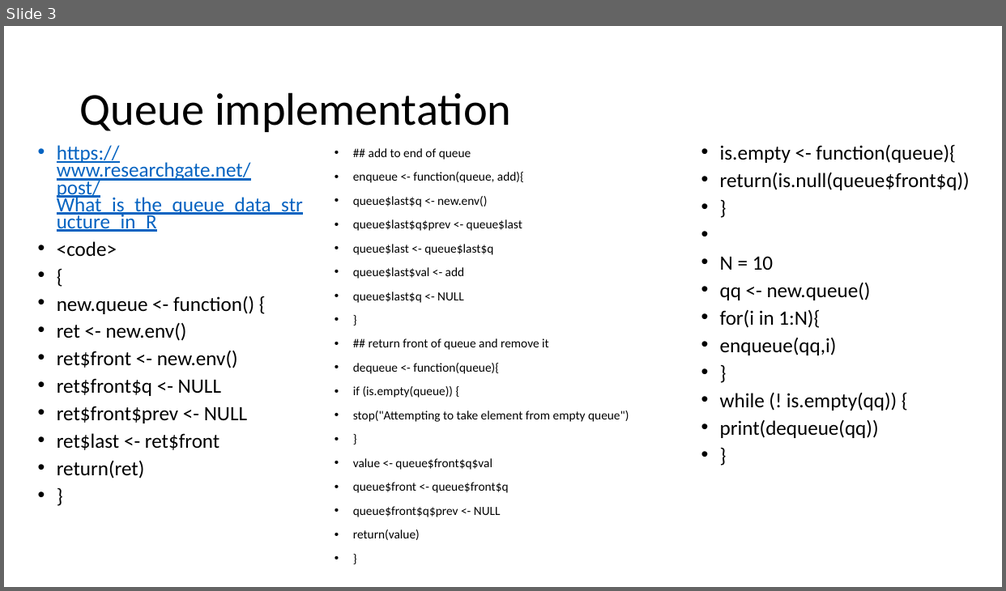
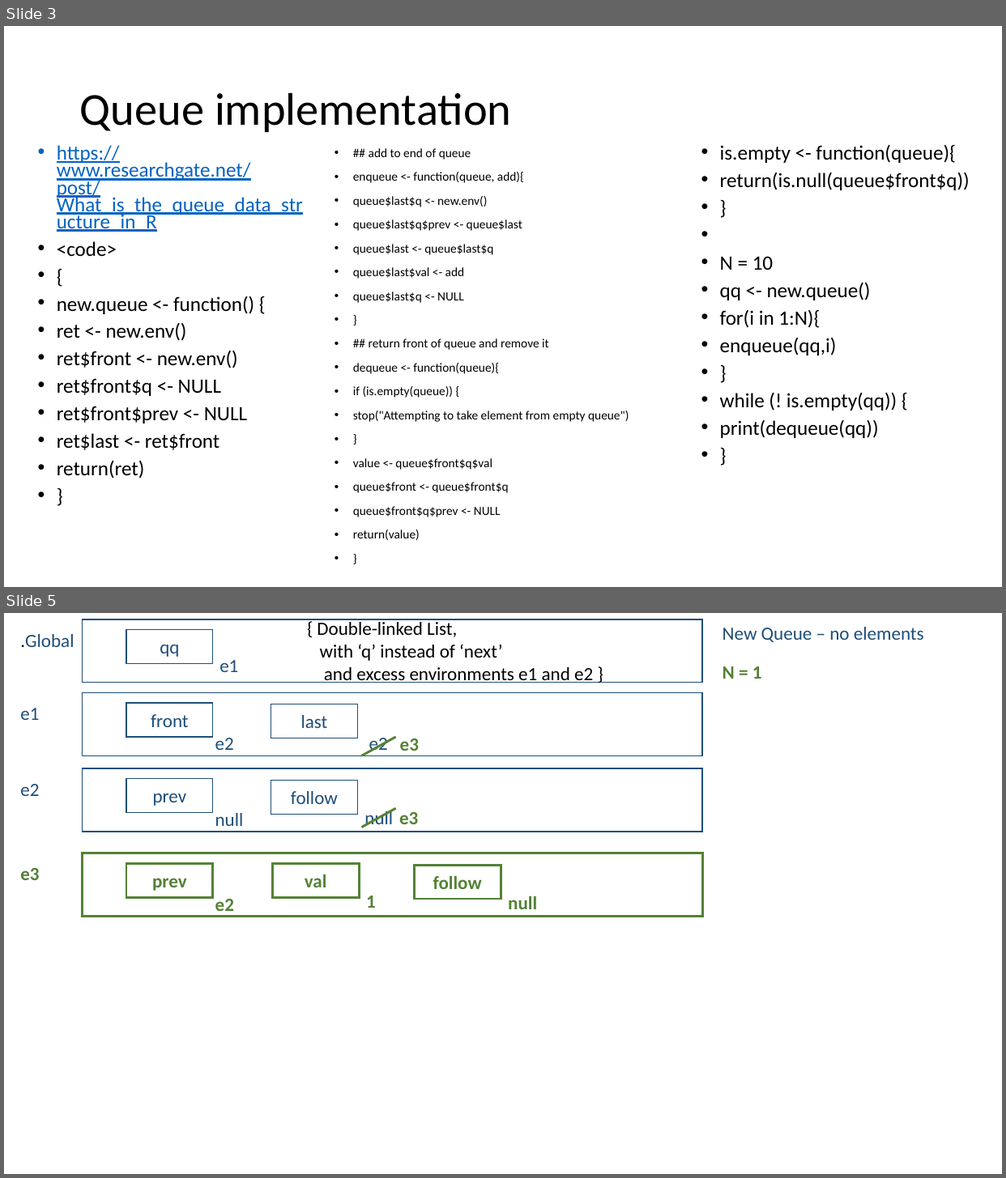
Before and after one commit to ajhigginsllc/Water-Lift, a slide deck: Water Lift.pptx. Shown one above the other, each under a label of ours: slide 3 before the commit, slides 3 and 5 after it; the slides between them are not shown. The pictures are 1006x591 and 1006x1178 pixels, drawn with LibreOffice and Linux fonts; fonts in the diff are those of the drawing. Boxes give left, top, right and bottom in pixels: in the first picture for what was removed or moved away, otherwise in the second. Text is boxed around its words. In the diff, an @@ line names an element or a change of style, - is before the commit and + after.

```diff
--- a/Water Lift.pptx
+++ b/Water Lift.pptx
@@ slide 5 added at bbox=[4, 613, 1002, 1174], background #FFFFFF @@
@@ text added at bbox=[20, 634, 74, 647], 18 pt, text #1F4E79 @@
+.Global
@@ rectangle added at bbox=[82, 619, 702, 683], outline #1F4E79 1 pt @@
@@ rectangle added at bbox=[126, 629, 213, 663], outline #1F4E79 1 pt, 18 pt, text #1F4E79 @@
+qq
@@ text added at bbox=[317, 619, 593, 683], 18 pt, text #000000 @@
+{ Double-linked List,
+with ‘q’ instead of ‘next’
+and excess environments e1 and e2 }
@@ text added at bbox=[722, 627, 924, 642], 18 pt, text #1F4E79 @@
+New Queue – no elements
@@ text added at bbox=[219, 660, 238, 672], 18 pt, text #1F4E79 @@
+e1
@@ text added at bbox=[722, 666, 762, 679], 18 pt, text #548235, bold @@
+N = 1
@@ text added at bbox=[20, 708, 39, 720], 18 pt, text #1F4E79 @@
+e1
@@ rectangle added at bbox=[82, 693, 702, 756], outline #1F4E79 1 pt @@
@@ rectangle added at bbox=[126, 703, 213, 736], outline #1F4E79 1 pt, 18 pt, text #1F4E79 @@
+front
@@ rectangle added at bbox=[271, 705, 358, 738], outline #1F4E79 1 pt, 18 pt, text #1F4E79 @@
+last
@@ text added at bbox=[215, 738, 234, 750], 18 pt, text #1F4E79 @@
+e2
@@ line added from (395, 737) to (362, 756), #548235 2.25 pt @@
@@ text added at bbox=[369, 738, 388, 753], 18 pt, text #1F4E79 @@
+e2
@@ text added at bbox=[400, 739, 419, 756], 18 pt, text #548235, bold @@
+e3
@@ rectangle added at bbox=[82, 769, 702, 832], outline #1F4E79 1 pt @@
@@ rectangle added at bbox=[126, 779, 213, 813], outline #1F4E79 1 pt, 18 pt, text #1F4E79 @@
+prev
@@ rectangle added at bbox=[271, 780, 358, 814], outline #1F4E79 1 pt, 18 pt, text #1F4E79 @@
+follow
@@ text added at bbox=[20, 784, 39, 796], 18 pt, text #1F4E79 @@
+e2
@@ text added at bbox=[215, 813, 244, 826], 18 pt, text #1F4E79 @@
+null
@@ line added from (395, 808) to (362, 827), #548235 2.25 pt @@
@@ text added at bbox=[364, 809, 393, 827], 18 pt, text #1F4E79 @@
+null
@@ text added at bbox=[399, 812, 418, 824], 18 pt, text #548235, bold @@
+e3
@@ rectangle added at bbox=[82, 854, 702, 916], outline #548235 2.25 pt @@
@@ text added at bbox=[20, 868, 39, 880], 18 pt, text #548235, bold @@
+e3
@@ rectangle added at bbox=[126, 864, 213, 897], outline #548235 2.25 pt, 18 pt, text #548235, bold @@
+prev
@@ rectangle added at bbox=[273, 864, 360, 897], outline #548235 2.25 pt, 18 pt, text #548235, bold @@
+val
@@ rectangle added at bbox=[414, 865, 501, 899], outline #548235 2.25 pt, 18 pt, text #548235, bold @@
+follow
@@ text added at bbox=[215, 899, 234, 916], 18 pt, text #548235, bold @@
+e2
@@ text added at bbox=[366, 896, 376, 908], 18 pt, text #548235, bold @@
+1
@@ text added at bbox=[508, 896, 537, 909], 18 pt, text #548235, bold @@
+null
```
Also in this commit, not shown: 1 slide changed, 3 other slides added.
